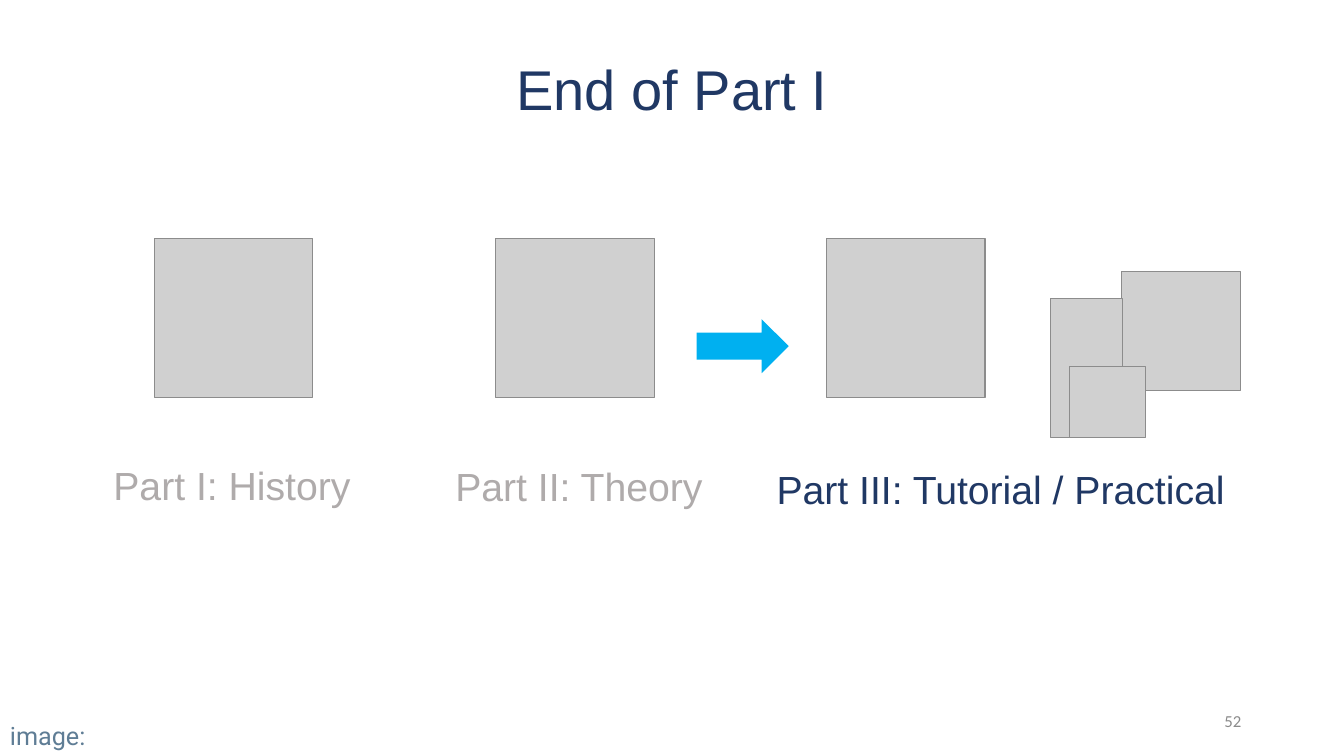
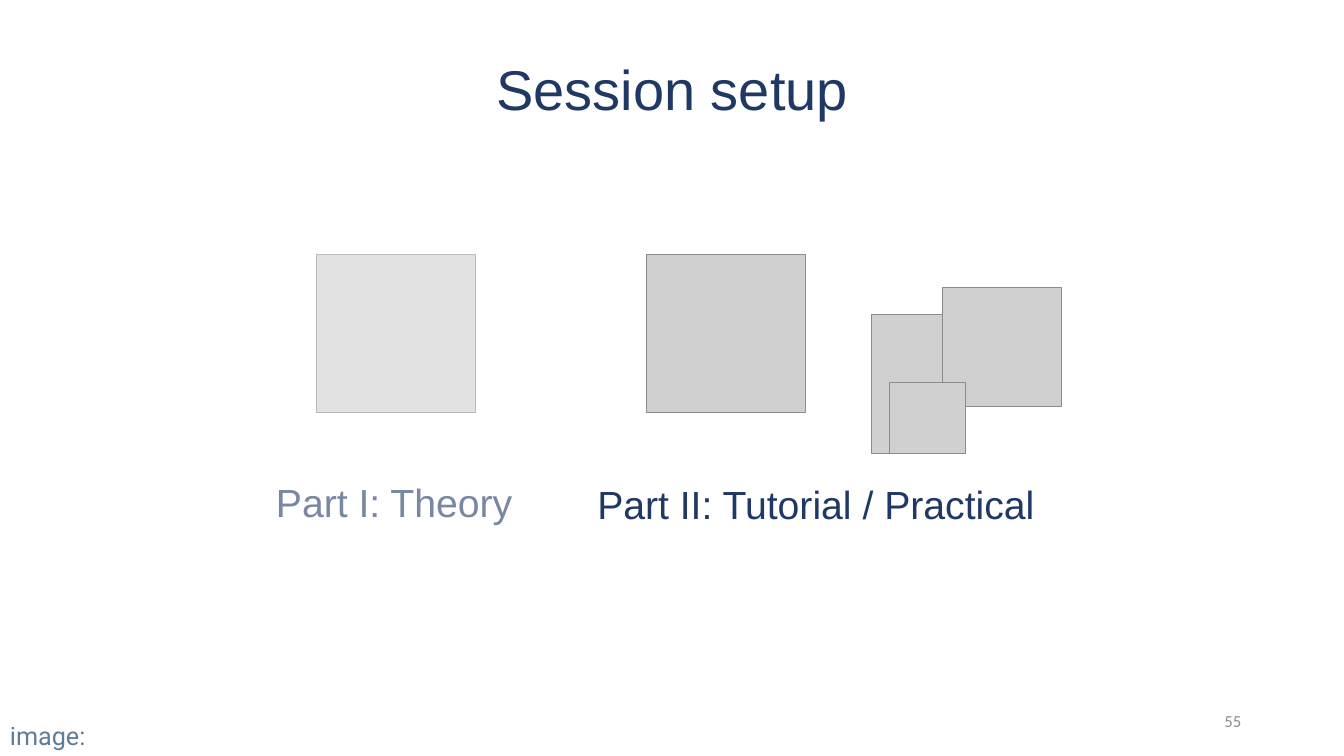
Before and after one commit to Bayesian-Graphical-Modelling-Lab/BGM_Workshops, a slide deck: slide 55 of raw material/session 1 introduction/Session I - Part I - Theory.pptx (slide 52 before the commit). Drawn at 1344x756 pixels with LibreOffice and Linux fonts; fonts in the diff are those of the drawing; grey boxes stand for pictures. Boxes give left, top, right and bottom in pixels: in the first picture for what was removed or moved away, otherwise in the second. Text is boxed around its words. In the diff, an @@ line names an element or a change of style, - is before the commit and + after.

Commit message:
Update Session I

```diff
--- a/raw material/session 1 introduction/Session I - Part I - Theory.pptx
+++ b/raw material/session 1 introduction/Session I - Part I - Theory.pptx
@@ title at box(496, 69, 848, 120): text changed @@
-End of Part I
+Session setup
@@ rounded rectangle added at box(156, 148, 598, 614), fill #FFFFFF at 40% opacity @@
@@ picture removed at box(154, 238, 313, 396) @@
@@ picture removed at box(496, 238, 654, 396) @@
@@ picture added at box(317, 254, 475, 412) @@
@@ 4 pictures: place and size @@
-4 pictures at box(827, 238, 1241, 438)
+4 pictures at box(647, 254, 1062, 454)
@@ right arrow removed at box(697, 320, 788, 374) @@
@@ text removed at box(455, 473, 703, 509) @@
-Part II: Theory
@@ text at box(276, 488, 512, 525): text changed; text colour #AFABAB to #203864 @@
-Part I: History
+Part I: Theory
@@ text at box(597, 490, 1034, 520): text changed @@
-Part III: Tutorial / Practical
+Part II: Tutorial / Practical
@@ page number at box(1224, 716, 1241, 727): text changed @@
-52
+55
```
Also in this commit, not shown: 3 other slides changed, 3 slides added, 17 other files.
